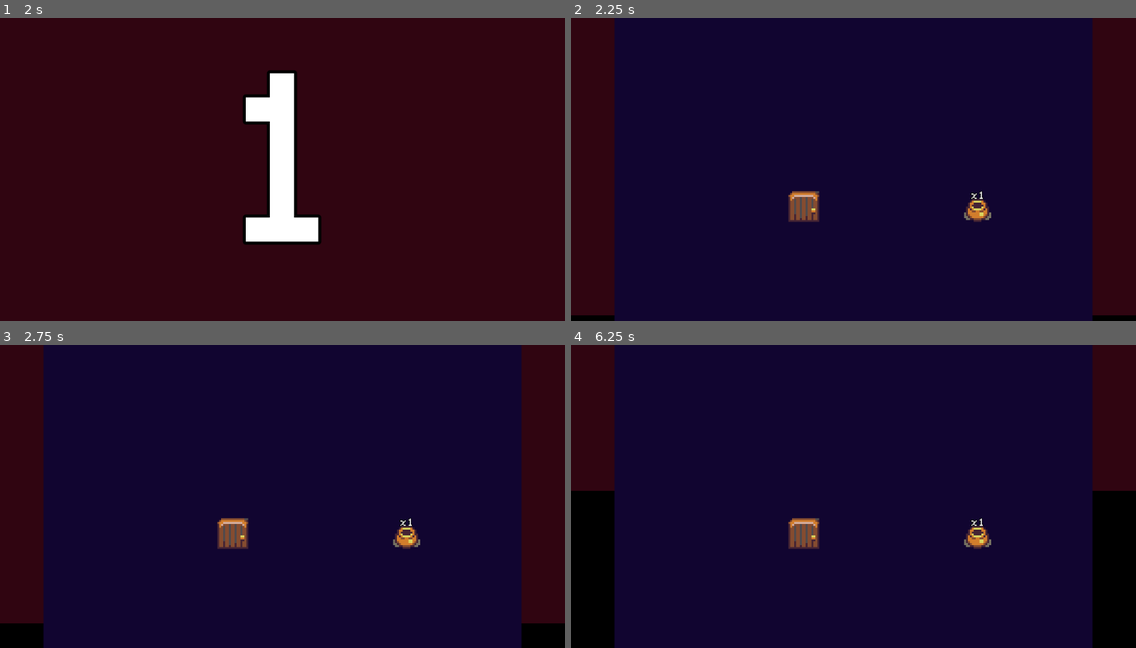
Above: before the commit, frames 1-4 (two rows, left to right).
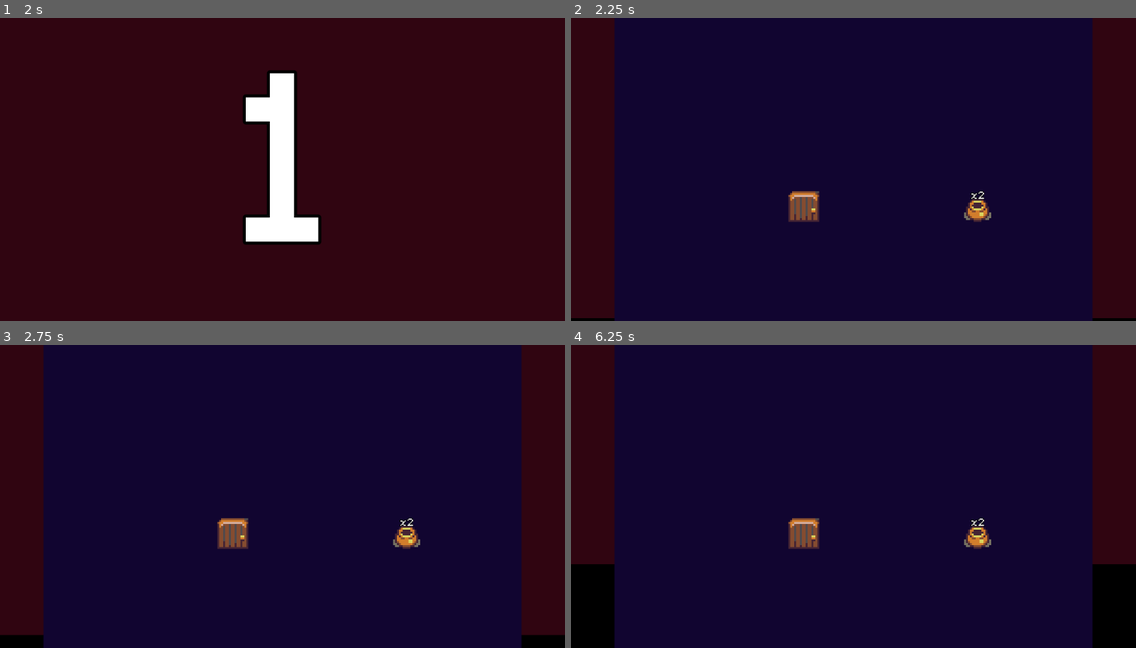
Above: after the commit, the same moments.

Repository: tedsteen/godot-cursors
Game: Godot game, scene res://main.tscn
Same seed, same stepped clock (60 frames per second), same inputs: the game is played once before the commit and once after it. Sound files missing from this copy of the repository are replaced by a short silence.
Inputs (mouse positions are in pixels of both pictures, inside the frame that each line leads up to):
- Up to frame 1 (2 s): click "Start!" at 0.5 s; move the mouse to (406, 154) at 1.27 s; click (406, 154) at 1.42 s
- Up to frame 2 (2.25 s): tap Enter at 2 s; move the mouse to (740, 184) at 2.02 s; click (740, 184) at 2.17 s
- Up to frame 3 (2.75 s): no input
- Up to frame 4 (6.25 s): move the mouse to (910, 429) at 2.77 s; click (910, 429) at 2.92 s; move the mouse to (825, 557) at 3.52 s; click (825, 557) at 3.67 s; move the mouse to (1023, 541) at 4.27 s; click (1023, 541) at 4.42 s; move the mouse to (684, 451) at 5.02 s; click (684, 451) at 5.17 s; move the mouse to (881, 496) at 5.77 s; click (881, 496) at 5.92 s

Frame 1 is identical in both runs. In frame 2, 0.2% of the frame differs, in the area x 0-100%, y 57-100%; in frame 3, 0.6%; in frame 4, 3.8%, in the area x 0-100%, y 48-73%.

Commit message:
better level progression

Diff:
--- a/dungeon.gd
+++ b/dungeon.gd
@@ -53,7 +53,7 @@
 	var curr_index = levels.find(p_level)
 	if levels.size() <= curr_index + 1:
 		var level = Level.create(rng)
-		generate_map_data(level, curr_index + 1, []) #TODO: solve stairs down
+		generate_map_data(level, levels.size(), 1.0, []) #TODO: solve stairs down
 		level.hide()
 		levels.append(level)
 		add_child(level)
@@ -101,15 +101,20 @@
 		if not last_mouse_event is InputEventMouseButton:
 			last_mouse_event = event
 
-func generate_map_data(level: Level, difficulty: int, static_entities: Array[Entity] = []):
+func generate_map_data(level: Level, level_index: int, difficulty = 1.0, static_entities: Array[Entity] = []):
 	var grid_size = background_rect.size / CELL_SIZE
 	var available_entities: Array[Entity] = []
 
-	for i in range(0, 1 + int(difficulty*0.5)):
-		available_entities.append(Pot.create(int(rng.randf() * difficulty + 1)))
+	# See https://www.desmos.com/calculator/odfytj8gij
+	var x0 = -32
+	var y0 = 42
+	var k = 2.2
+	var pot_count = floor((log(level_index-x0) / log(k))*10-y0)
+	for i in pot_count:
+		available_entities.append(Pot.create(int(rng.randf() * level_index + 2)))
 
-	if levels.size() % 4 == 0:
-		if last_checkpoint <= levels.size() - 1:
+	if level_index % 4 == 0:
+		if last_checkpoint <= level_index - 1:
 			var gem: Gem = Gem.create()
 			gem.checkpoint_reached.connect(func(): last_checkpoint = levels.find(current_level))
 			available_entities.append(gem)
@@ -120,13 +125,16 @@
 	var stairs_up: StairsUp = StairsUp.create(goto_next_level, level)
 	var door_unlock_condition
 
-	if difficulty > 1 && rng.randi() % 3 == 0:
+	if level_index > 1 && rng.randi() % 3 == 0:
 		var lever: Lever = Lever.create()
 		available_entities.append(lever)
 		door_unlock_condition = func(): return level.curr_pot_health == 0 && lever && lever.is_pulled
 	else:
 		door_unlock_condition = func(): return level.curr_pot_health == 0
 
+	var unlock_all_doors = false
+	if unlock_all_doors:
+		door_unlock_condition = func(): return true
 	available_entities.append(Door.create(stairs_up, door_unlock_condition))
 
 	var free_slots: Array = range(0, grid_size.x * grid_size.y)
--- a/main.tscn
+++ b/main.tscn
@@ -15,7 +15,6 @@
 
 [node name="Main" type="Node2D"]
 script = SubResource("GDScript_s6kj2")
-cursor_lifetime = 8
 
 [node name="PanelContainer" type="PanelContainer" parent="."]
 offset_right = 1170.0
